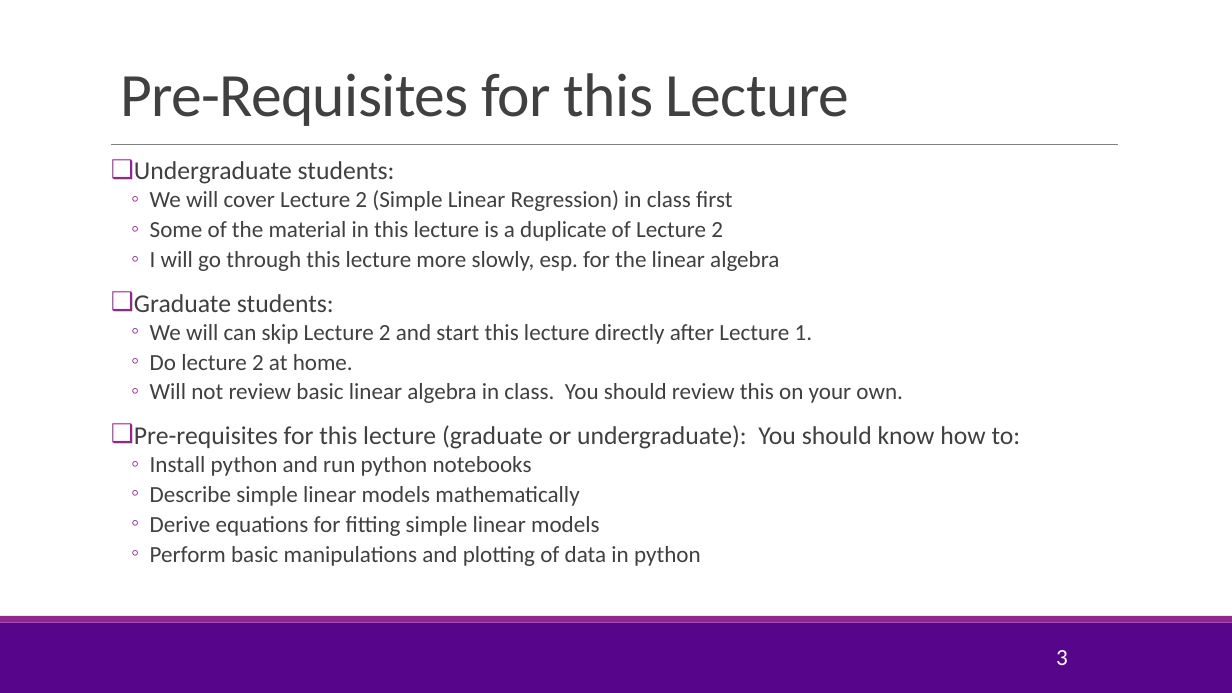
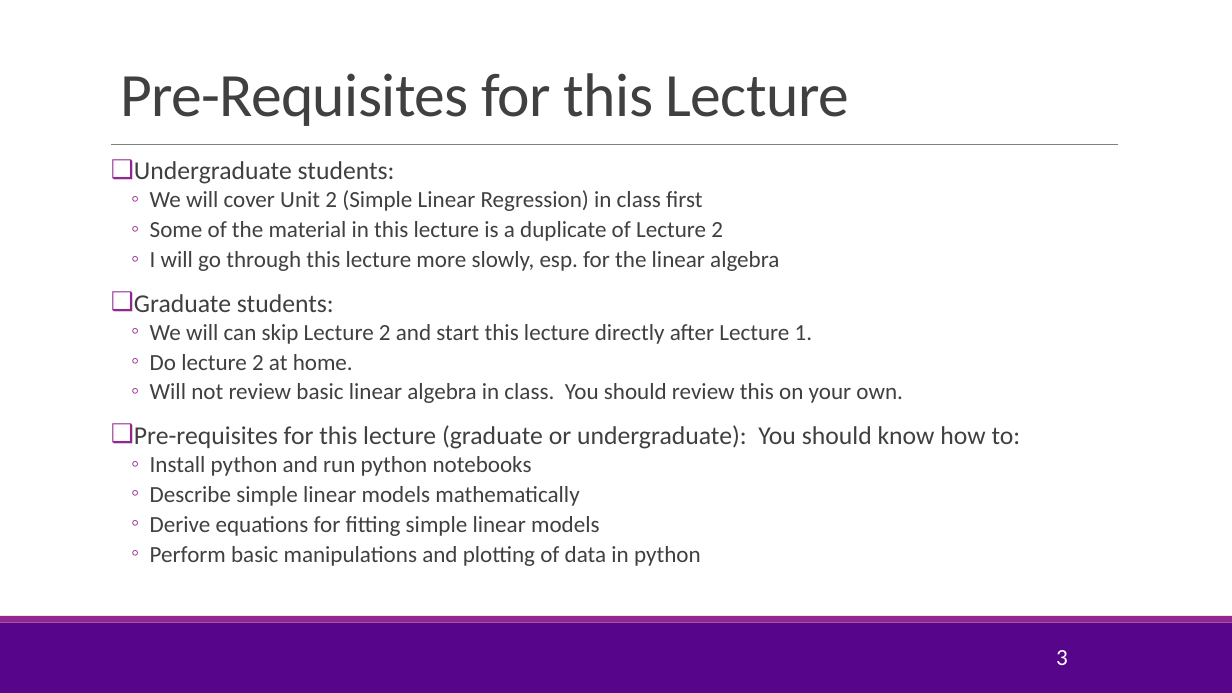
Before and after one commit to sdrangan/introml, a slide deck: slide 3 of lectures/Lect03_MultLinRegression.pptx. Drawn at 1232x693 pixels with LibreOffice and Linux fonts; fonts in the diff are those of the drawing; background and template pictures are left out. Boxes give left, top, right and bottom in pixels: in the first picture for what was removed or moved away, otherwise in the second. Text is boxed around its words. In the diff, an @@ line names an element or a change of style, - is before the commit and + after.

Commit message:
Re-recorded the Unit 3 videos to improve audio quality.

```diff
--- a/lectures/Lect03_MultLinRegression.pptx
+++ b/lectures/Lect03_MultLinRegression.pptx
@@ text at box(150, 190, 702, 211): text changed @@
-  ◦ We will cover Lecture 2 (Simple Linear Regression) in class first
+  ◦ We will cover Unit 2 (Simple Linear Regression) in class first
```
Also in this commit, not shown: 5 other slides changed, 4 slides added, 2 slides removed, 4 other files.
